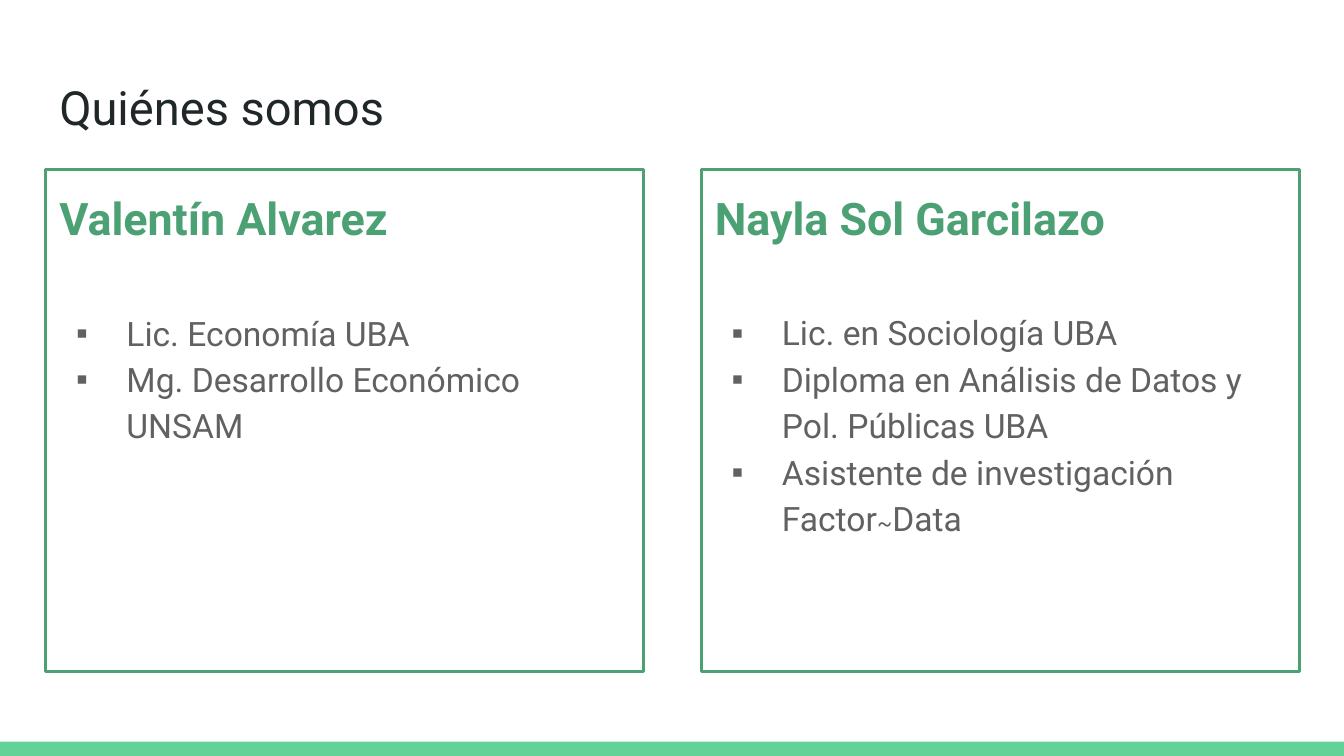
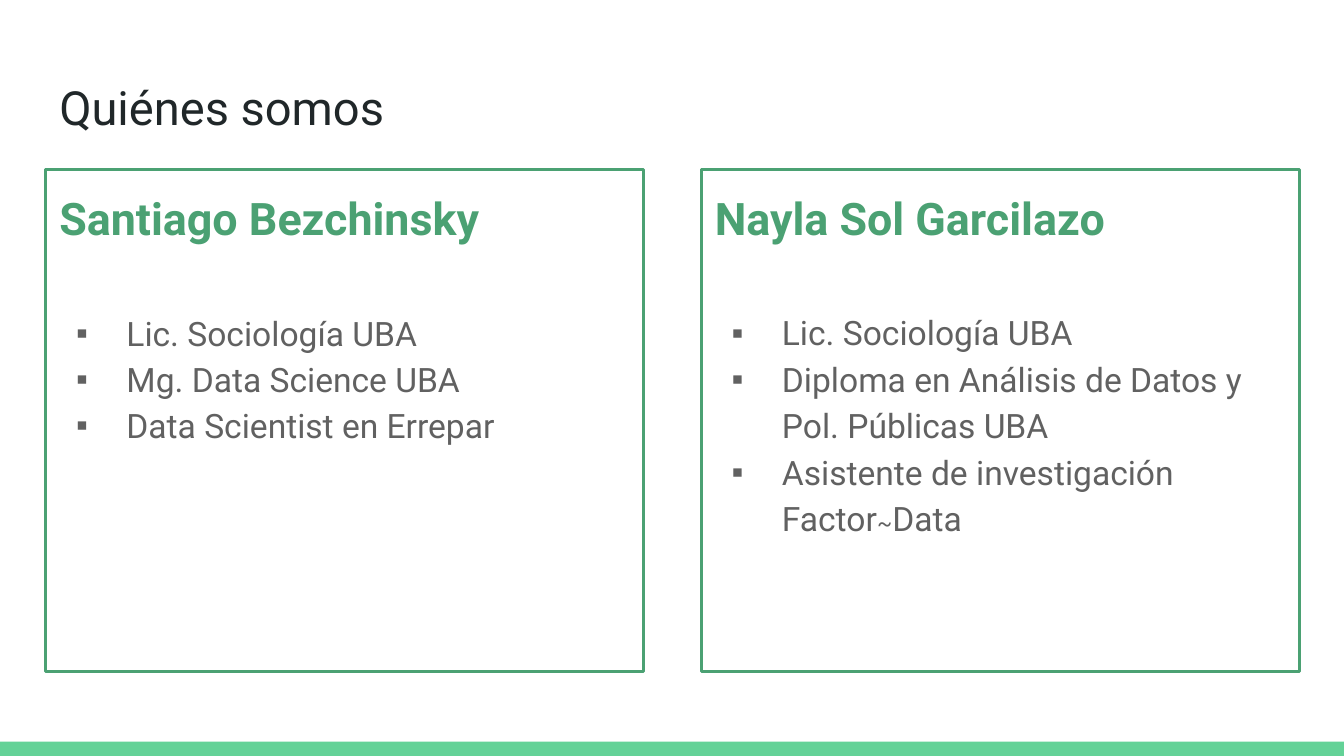
Before and after one commit to DCSCyHD/2023_modulo_3, a slide deck: slide 2 of clase1/teorica_1.pptx (slide 3 before the commit). Drawn at 1344x756 pixels with LibreOffice and Linux fonts; fonts in the diff are those of the drawing. Boxes give left, top, right and bottom in pixels: in the first picture for what was removed or moved away, otherwise in the second. Text is boxed around its words. In the diff, an @@ line names an element or a change of style, - is before the commit and + after.

```diff
--- a/clase1/teorica_1.pptx
+++ b/clase1/teorica_1.pptx
@@ text at box(59, 201, 495, 445): text changed @@
-Valentín Alvarez
-▪ Lic. Economía UBA
-▪ Mg. Desarrollo Económico UNSAM
+Santiago Bezchinsky
+▪ Lic. Sociología UBA
+▪ Mg. Data Science UBA
+▪ Data Scientist en Errepar
@@ text in rectangle at box(782, 320, 1073, 352): text changed @@
-▪ Lic. en Sociología UBA
+▪ Lic. Sociología UBA
```
Also in this commit, not shown: 5 other slides changed, 5 slides added, 2 slides removed, 1 other file.
